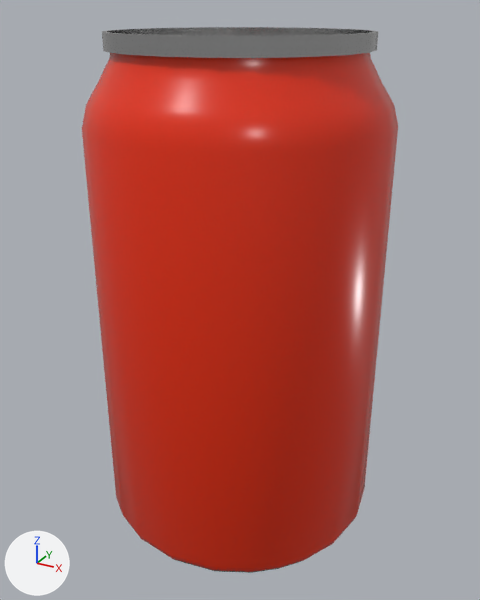
A saved change to the Blender file Assets/Models/Props/soder.blend.
Camera for both pictures: a 50 mm lens placed at (0.0953, -0.1748, 0.1658), pointed at (0.0002, -0.0018, 0.0793). Lighting does not change. The marker at lower left points along +X, +Y and +Z. Objects named as collision shapes, trigger or cutter boxes, shadow casters or lower levels of detail are left out.

Names of what the first picture shows: 'Can'.
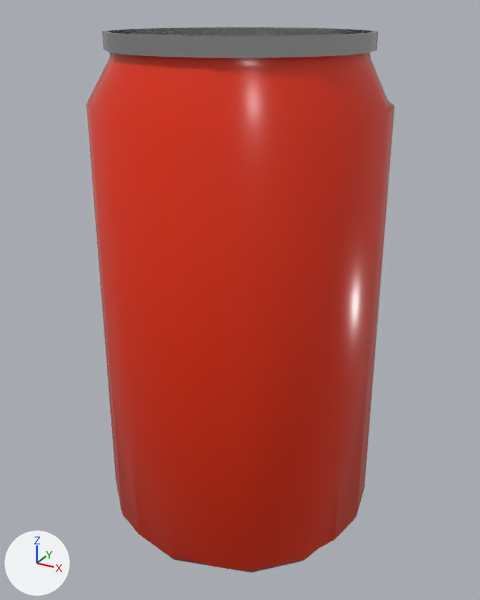
Pixel boxes (x1, y1, x2, y2) of what changed, in the pictures (480 x 600 px):
'Can', modifiers changed: before (82, 27, 398, 573); after (86, 27, 395, 573)

Edits to the bpy script that builds the scene:
```text
Change ob_can:
    add _m = ob_can.modifiers.new('Decimate', 'DECIMATE')
    add _m.decimate_type = 'DISSOLVE'
    add _m.angle_limit = 0.281
```
